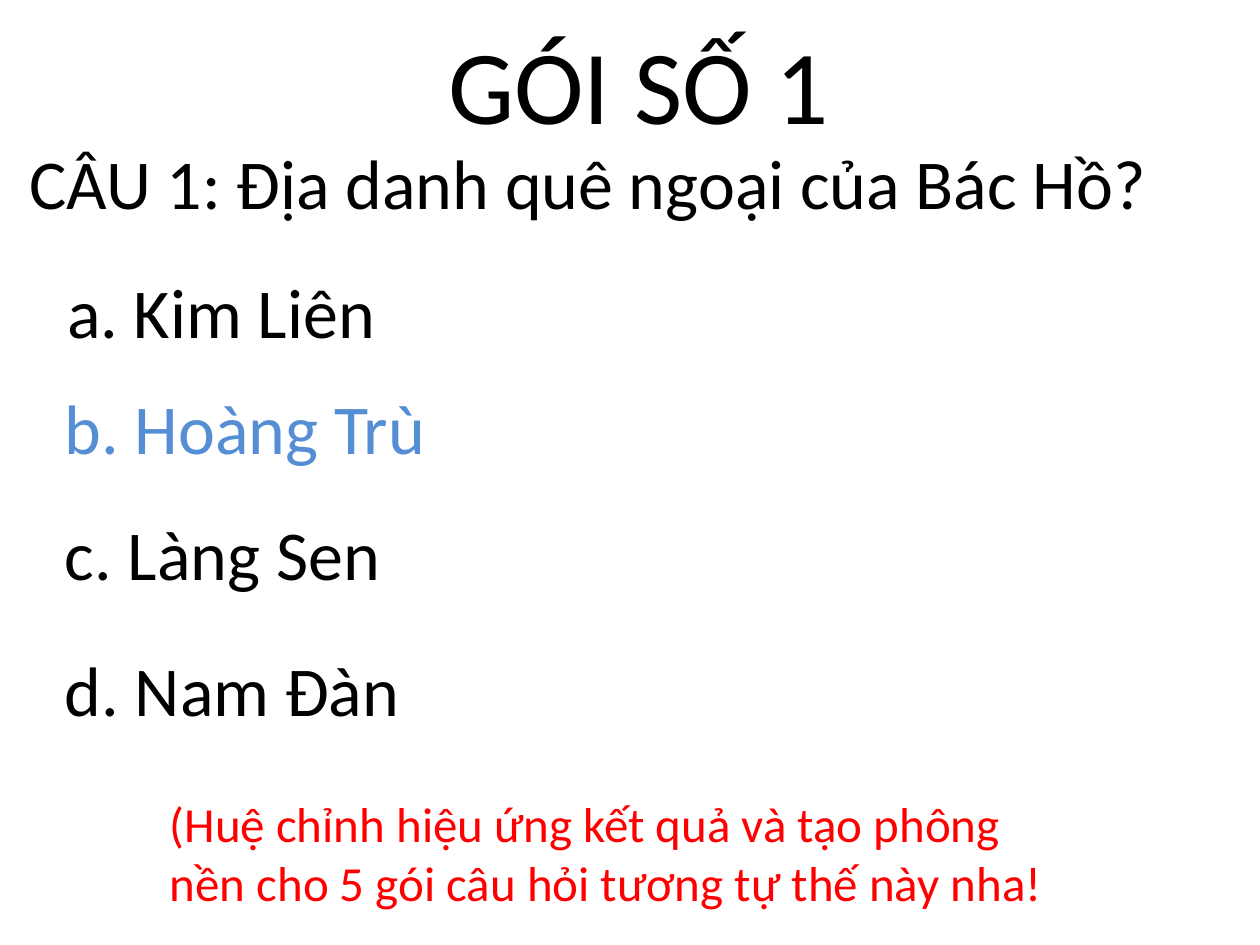
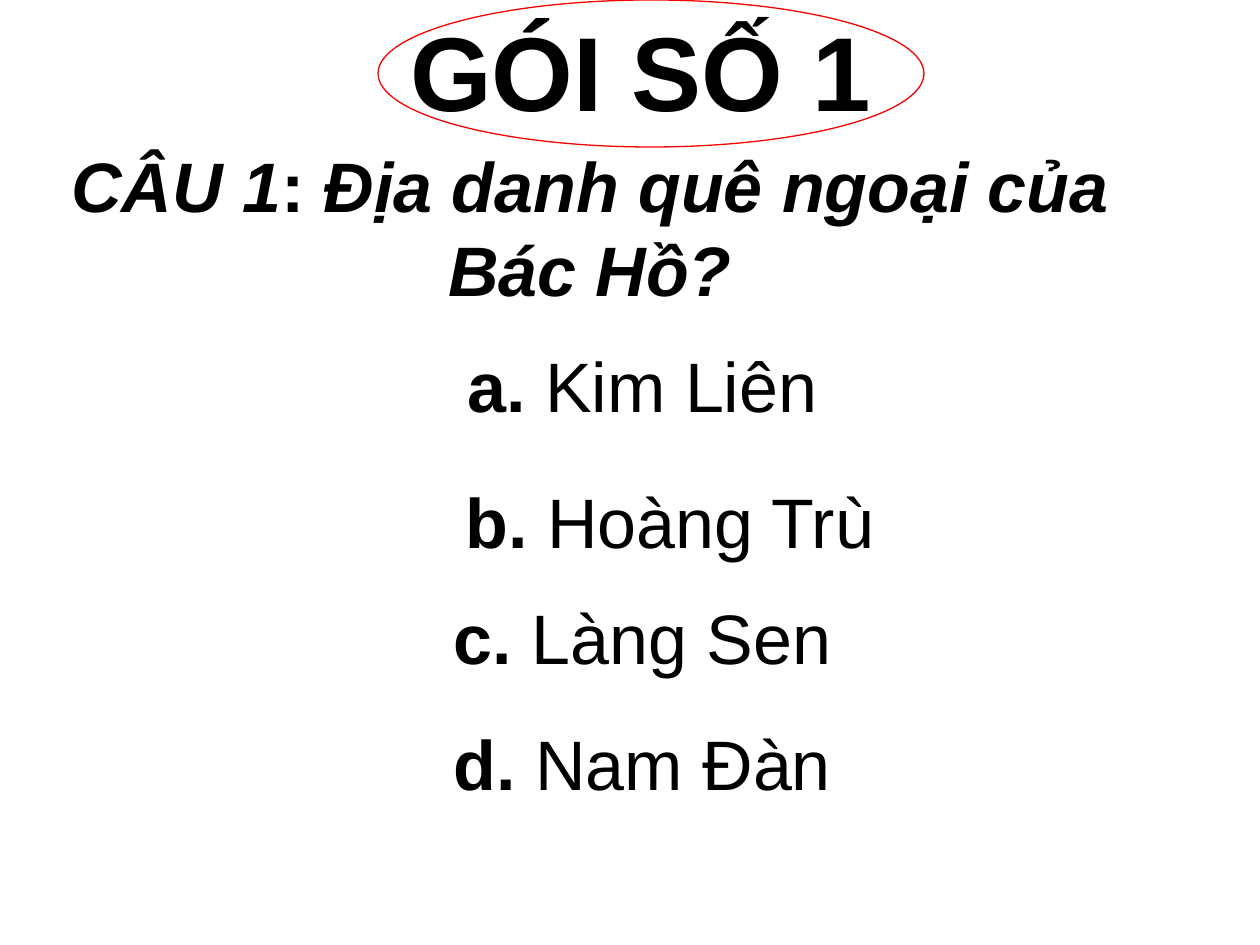
Before and after one commit to huytt/giao-an, a slide deck: slide 7 of hoi_thi.pptx (slide 4 before the commit). Drawn at 1260x945 pixels with LibreOffice and Linux fonts; fonts in the diff are those of the drawing; background and template pictures are left out. Boxes give left, top, right and bottom in pixels: in the first picture for what was removed or moved away, otherwise in the second. Text is boxed around its words. In the diff, an @@ line names an element or a change of style, - is before the commit and + after.

```diff
--- a/hoi_thi.pptx
+++ b/hoi_thi.pptx
@@ text "GÓI SỐ 1" moved from (x1=448, y1=37, x2=828, y2=125) to (x1=410, y1=27, x2=870, y2=130) @@
@@ text "GÓI SỐ 1" at (x1=410, y1=27, x2=870, y2=130): font Calibri to Arial, bold on @@
@@ ellipse added at (x1=378, y1=0, x2=924, y2=147), fill #FFFFFF, outline #F60000 0.75 pt @@
@@ text "CÂU 1: Địa danh quê ..." moved from (x1=29, y1=151, x2=1146, y2=221) to (x1=71, y1=156, x2=1109, y2=297) @@
@@ text "CÂU 1: Địa danh quê ..." at (x1=71, y1=156, x2=1109, y2=297): font Calibri to Arial, bold on, italic on; alignment left to centre @@
@@ text "a. Kim Liên" moved from (x1=67, y1=290, x2=375, y2=339) to (x1=467, y1=361, x2=817, y2=413) @@
@@ text "a. Kim Liên" at (x1=467, y1=361, x2=817, y2=413): font Calibri to Arial; bold on in "a."; alignment left to centre @@
@@ text "b. Hoàng Trù" moved from (x1=65, y1=405, x2=425, y2=466) to (x1=466, y1=496, x2=874, y2=561) @@
@@ text "b. Hoàng Trù" at (x1=466, y1=496, x2=874, y2=561): font Calibri to Arial, text colour #558ED5 to #000000; bold on in "b."; alignment left to centre @@
@@ text "c. Làng Sen" moved from (x1=65, y1=532, x2=380, y2=592) to (x1=454, y1=612, x2=831, y2=677) @@
@@ text "c. Làng Sen" at (x1=454, y1=612, x2=831, y2=677): font Calibri to Arial; bold on in "c."; alignment left to centre @@
@@ text "d. Nam Đàn" moved from (x1=65, y1=667, x2=399, y2=717) to (x1=454, y1=738, x2=831, y2=791) @@
@@ text "d. Nam Đàn" at (x1=454, y1=738, x2=831, y2=791): font Calibri to Arial; bold on in "d."; alignment left to centre @@
@@ text removed at (x1=170, y1=805, x2=1042, y2=910) @@
-(Huệ chỉnh hiệu ứng kết quả và tạo phông nền cho 5 gói câu hỏi tương tự thế này nha!
```
Also in this commit, not shown: 12 other slides changed, 23 slides added, 1 slide removed.
